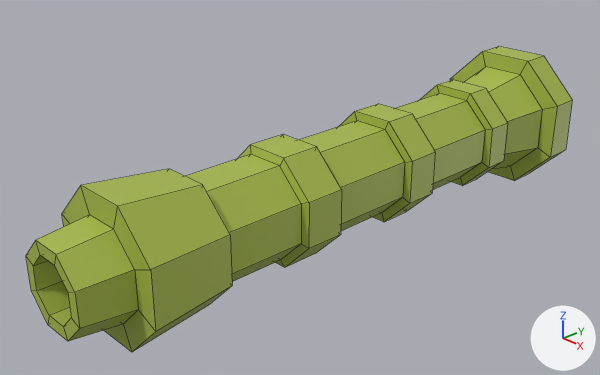
The Blender file assets/models/weapon/bazooka.blend as it was, and as the next commit left it.
One viewpoint serves both versions: a 50 mm camera at (10.62, -11.06, 6.62) aimed at (-0.35, -0.66, -0.07). Lighting does not change. The marker at lower right points along +X, +Y and +Z. The older version comes first. Mesh edges are drawn as thin lines.

In view in the first picture: 'bazooka'.
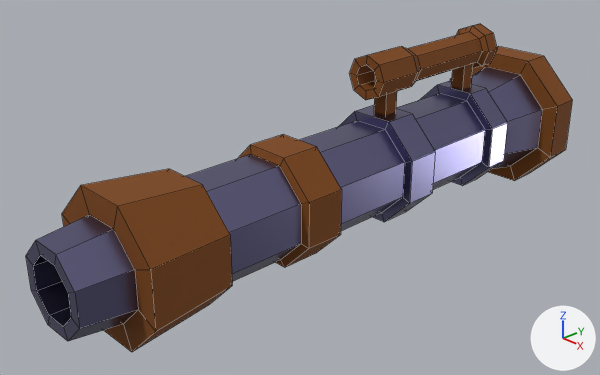
Commit message: modifying the bazooka a bit

Boxes [x1, y1, x2, y2] around the edits, measured in the pictures (600 x 375 px):
'bazooka', recoloured, surface changed, reshaped (darker, 7% taller)
    before: [26, 46, 572, 352]
    after: [26, 24, 572, 352]
part 1 of me_cylinder_001, added (brown)
    after: [374, 78, 397, 115]
part 2 of me_cylinder_001, added (brown)
    after: [451, 64, 473, 89]
part 3 of me_cylinder_001, added (brown)
    after: [350, 24, 497, 100]
part 4 of me_cylinder_001, recoloured (green to brown)
    both: [62, 46, 572, 352]

Diff of the bpy script that builds the scene:
```diff
--- a/assets/models/weapon/bazooka.blend.py
+++ b/assets/models/weapon/bazooka.blend.py
@@ mat_main @@
 mat_main = principled_material('Main')
-mat_main.base_color = (0.392, 0.491, 0.0685)  # green #a8ba4a
+mat_main.base_color = (0.195, 0.184, 0.337)  # greyish blue #7a779d
+mat_main.metallic = 1.0
+mat_main.roughness = 0.3
@@ mat_secondary @@
+mat_secondary = principled_material('Secondary')
+mat_secondary.base_color = (0.223, 0.063, 0.00212)  # brown #824707
+mat_secondary.metallic = 0.2
+mat_secondary.roughness = 0.8
+mat_secondary.specular_ior_level = 0.6
@@ me_cylinder_001 @@
 # used by ob_bazooka; location = (0.0, 0.0, 0.0)
-me_cylinder_001.from_pydata(...)  # 176 vertices, 170 faces; spans x -1.5..1.5, y -6.23..6.34, z -1.5..1.5
+me_cylinder_001.from_pydata(...)  # 256 vertices, 240 faces; spans x -1.5..1.5, y -6.23..6.34, z -1.5..2.45
+# me_cylinder_001 part 1: a new loose piece, a box spanning x -0.16..0.16, y 1.26..1.58, z 0.94..1.86, in mat_secondary (brown #824707)
+# me_cylinder_001 part 2: a new loose piece, a box spanning x -0.16..0.16, y 3.86..4.18, z 0.94..1.86, in mat_secondary (brown #824707)
+# me_cylinder_001 part 3: a new loose piece of 64 vertices spanning x -0.49..0.49, y 0.81..4.55, z 1.46..2.45, in mat_secondary (brown #824707)
+# me_cylinder_001 part 4: 65 faces spanning x -1.5..1.5, y -5.27..6.34, z -1.5..1.5 switch from mat_main (green #a8ba4a) to mat_secondary (brown #824707)
```
